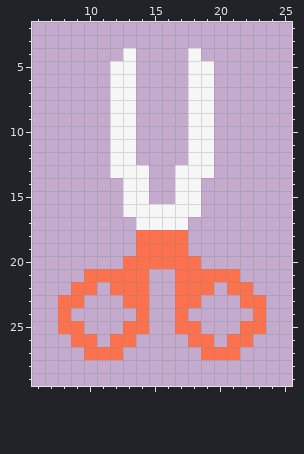
Pixel-art sprite, stored at core/assets/Ui/Icons/CutterIcon.png. Above, as it was before the edit.
The file is 32x32 pixels. Shown: x 6..25, y 2..29.
New version:
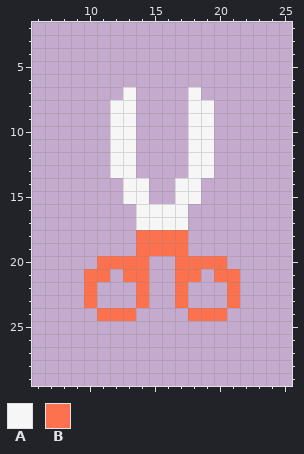
Palette (. is transparent): A #f6f6f6  B #fd724e
Diff:
y 4: x 13 A -> .; x 18 A -> .
y 5..6: x 12..13 AA -> ..; x 18..19 AA -> ..
y 7: x 12 A -> .; x 19 A -> .
y 13: x 14 A -> .; x 17 A -> .
y 16: x 13 A -> .; x 18 A -> .
y 20: x 11..12 .. -> BB; x 15..16 BB -> ..; x 19..20 .. -> BB
y 21: x 12 B -> .; x 19 B -> .
y 22: x 9 B -> .; x 12..13 BB -> ..; x 18..19 BB -> ..; x 22 B -> .
y 23: x 8..10 BB. -> ..B; x 13 B -> .; x 18 B -> .; x 21..23 .BB -> B..
y 24: x 8 B -> .; x 11..14 ...B -> BBB.; x 17..20 B... -> .BBB; x 23 B -> .
y 25: x 8..9 BB -> ..; x 13..14 BB -> ..; x 17..18 BB -> ..; x 22..23 BB -> ..
y 26: x 9..10 BB -> ..; x 12..13 BB -> ..; x 18..19 BB -> ..; x 21..22 BB -> ..
y 27: x 10..12 BBB -> ...; x 19..21 BBB -> ...
